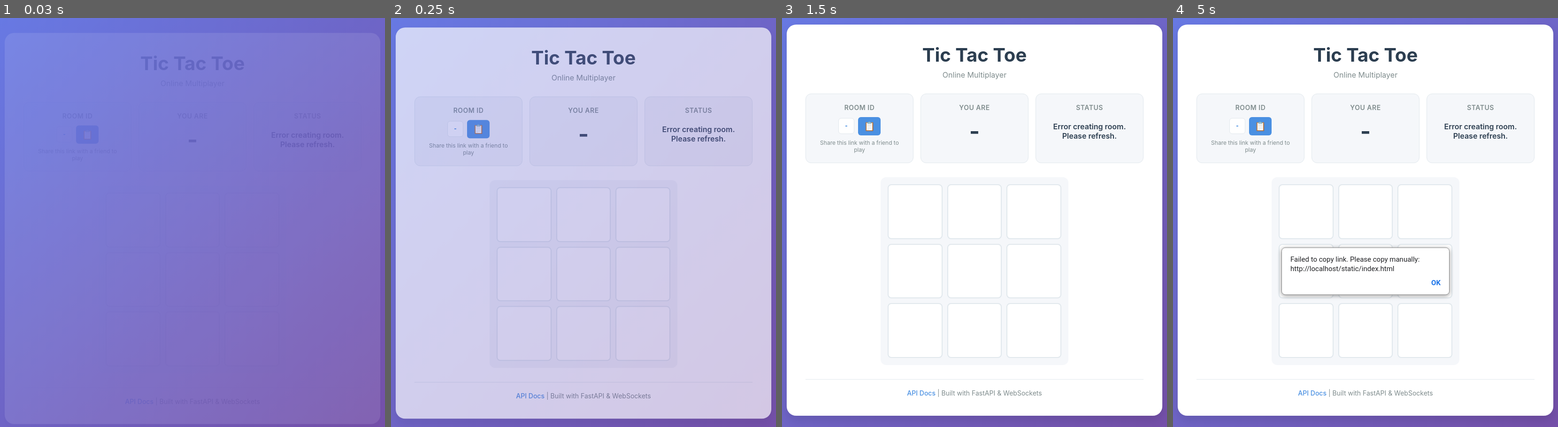
Above: before the commit, frames 1-4 (left to right).
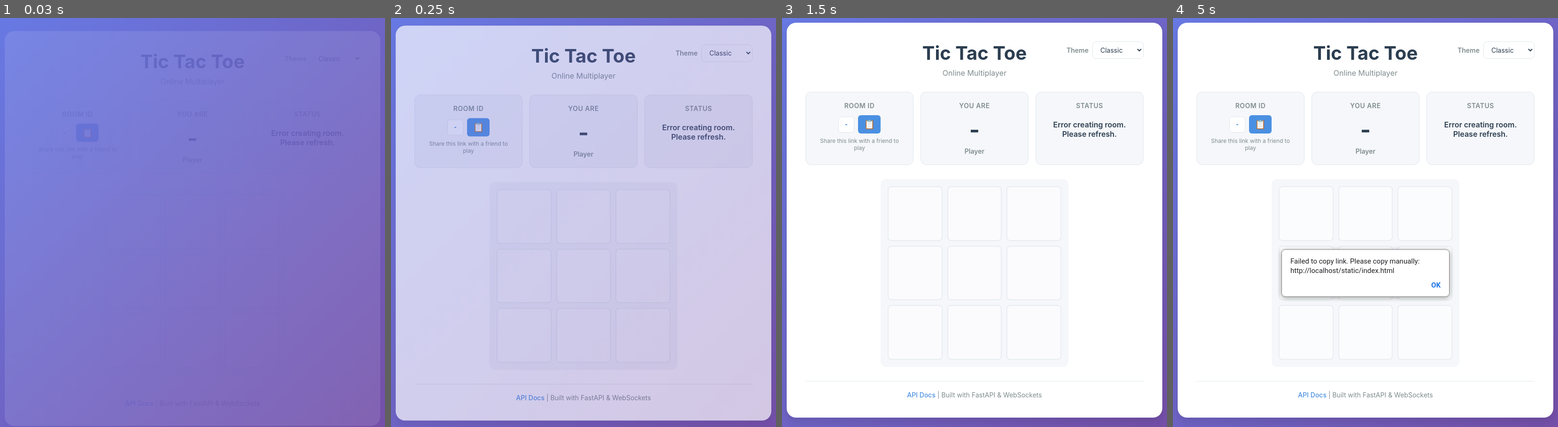
Above: after the commit, the same moments.

Repository: jlav/tictactoe
Game: browser game, page static/index.html
Two runs of this game, one before a commit and one after it. Both use one fixed random seed, a clock stepped at 60 frames per second and the inputs below. When the page shows a pop-up message, it is drawn as a white box for half a second while everything else waits; a line starting with > is the answer the replay typed.
Inputs (mouse positions are in pixels of both pictures, inside the frame that each line leads up to; where the layout moved, square brackets give the same spot in the first picture):
- Up to frame 1 (0.03 s): no input
- Up to frame 2 (0.25 s): no input
- Up to frame 3 (1.5 s): click (1032, 332) [1032, 328] at 1.27 s
- Up to frame 4 (5 s): click (1365, 332) [1365, 328] at 1.87 s; click (1307, 214) [1307, 210] at 2.47 s; click (1307, 332) [1307, 328] at 3.07 s; click (1423, 214) [1423, 210] at 3.67 s; click (1365, 214) [1365, 210] at 4.27 s; click "📋" at 4.87 s

The runs differ from the first frame. In frame 2, 2.5% of the frame differs, in the area x 1-99%, y 1-99%; in frame 3, 3.1%; in frame 4, 4.1%, in the area x 1-99%, y 1-98%.

Commit message:
Add theme support with farmyard theme
Add a theme dropdown in the top-right corner letting players switch
between themes. Themes control colors, board symbols, player names,
and icons.

Introduce the Farmyard theme: warm barnyard color scheme with a rooster
and sheep replacing X and O, plus themed player names.

- Add THEMES config and theme switching logic in script.js
- Persist the selected theme in localStorage
- Drive board symbols and player info from the active theme
- Make the page background gradient themeable via --bg-gradient
- Add tests covering the dropdown, theme assets, and theme logic

Fixes #3

Co-authored-by: openhands <openhands@all-hands.dev>

Diff:
--- a/static/index.html
+++ b/static/index.html
@@ -11,6 +11,13 @@
         <header>
             <h1>Tic Tac Toe</h1>
             <p class="subtitle">Online Multiplayer</p>
+            <div class="theme-selector">
+                <label for="theme-select">Theme</label>
+                <select id="theme-select" aria-label="Select theme">
+                    <option value="classic">Classic</option>
+                    <option value="farmyard">Farmyard</option>
+                </select>
+            </div>
         </header>
 
         <main>
@@ -30,6 +37,7 @@
                 <div class="info-card player-info">
                     <h3>You are</h3>
                     <div id="player-symbol" class="player-symbol">-</div>
+                    <div id="player-name" class="player-name">Player</div>
                 </div>
 
                 <div class="info-card status-info">
--- a/static/script.js
+++ b/static/script.js
@@ -14,12 +14,35 @@
 };
 
 // ============================================================================
+// Themes
+// ============================================================================
+
+const THEMES = {
+    classic: {
+        label: 'Classic',
+        playerX: { symbol: 'X', name: 'Player X' },
+        playerO: { symbol: 'O', name: 'Player O' },
+    },
+    farmyard: {
+        label: 'Farmyard',
+        playerX: { symbol: '🐓', name: 'Rooster' },
+        playerO: { symbol: '🐑', name: 'Sheep' },
+    },
+};
+
+const THEME_STORAGE_KEY = 'tictactoe-theme';
+
+let currentTheme = 'classic';
+
+// ============================================================================
 // DOM Elements
 // ============================================================================
 
 const roomIdElement = document.getElementById('room-id');
 const copyBtn = document.getElementById('copy-btn');
 const playerSymbolElement = document.getElementById('player-symbol');
+const playerNameElement = document.getElementById('player-name');
+const themeSelectElement = document.getElementById('theme-select');
 const gameStatusElement = document.getElementById('game-status');
 const gameBoardElement = document.getElementById('game-board');
 const cells = document.querySelectorAll('.cell');
@@ -32,7 +55,42 @@
 // Initialization
 // ============================================================================
 
+function loadTheme() {
+    const savedTheme = localStorage.getItem(THEME_STORAGE_KEY);
+    if (savedTheme && THEMES[savedTheme]) {
+        currentTheme = savedTheme;
+    }
+    themeSelectElement.value = currentTheme;
+    applyTheme(currentTheme);
+}
+
+function applyTheme(theme) {
+    if (!THEMES[theme]) {
+        return;
+    }
+    currentTheme = theme;
+    document.body.classList.toggle('theme-farmyard', theme === 'farmyard');
+    localStorage.setItem(THEME_STORAGE_KEY, theme);
+    renderPlayerInfo();
+    updateBoard();
+}
+
+function handleThemeChange(event) {
+    applyTheme(event.target.value);
+}
+
+function getPlayerSymbol(player) {
+    return THEMES[currentTheme][`player${player}`].symbol;
+}
+
+function getPlayerName(player) {
+    return THEMES[currentTheme][`player${player}`].name;
+}
+
 async function init() {
+    // Load saved theme before rendering
+    loadTheme();
+
     // Check if room ID is in URL
     const urlParams = new URLSearchParams(window.location.search);
     roomId = urlParams.get('room');
@@ -77,7 +135,7 @@
 
         // Update UI
         updateRoomInfo();
-        updatePlayerInfo();
+        renderPlayerInfo();
 
         // Connect to WebSocket
         connectWebSocket();
@@ -115,7 +173,7 @@
 
         // Update UI
         updateRoomInfo();
-        updatePlayerInfo();
+        renderPlayerInfo();
 
         // Connect to WebSocket
         connectWebSocket();
@@ -206,7 +264,7 @@
         if (value) {
             // Cell is occupied
             cell.classList.add(value, 'occupied');
-            cell.textContent = value;
+            cell.textContent = getPlayerSymbol(value);
         } else if (gameState.status !== 'active' || gameState.current_turn !== playerId) {
             // Disable cell if game not active or not player's turn
             cell.classList.add('disabled');
@@ -360,10 +418,12 @@
     }
 }
 
-function updatePlayerInfo() {
+function renderPlayerInfo() {
     if (playerId) {
-        playerSymbolElement.textContent = playerId;
+        playerSymbolElement.textContent = getPlayerSymbol(playerId);
+        playerSymbolElement.classList.remove('X', 'O');
         playerSymbolElement.classList.add(playerId);
+        playerNameElement.textContent = getPlayerName(playerId);
     }
 }
 
@@ -393,6 +453,9 @@
     // New game button
     newGameBtn.addEventListener('click', handleNewGame);
 
+    // Theme selector
+    themeSelectElement.addEventListener('change', handleThemeChange);
+
     // Handle page unload
     window.addEventListener('beforeunload', () => {
         if (websocket) {
--- a/static/style.css
+++ b/static/style.css
@@ -26,11 +26,30 @@
     --danger: #E74C3C;
     --player-x: #4A90E2;
     --player-o: #E74C3C;
+    --bg-gradient: linear-gradient(135deg, #667eea 0%, #764ba2 100%);
+}
+
+/* Farmyard theme: warm earth tones and barnyard colors */
+body.theme-farmyard {
+    --primary-color: #D97706;
+    --primary-dark: #B45309;
+    --secondary-color: #84CC16;
+    --background: #FDF3E3;
+    --surface: #FFFDF7;
+    --text-primary: #4B3621;
+    --text-secondary: #8B7355;
+    --border-color: #E7D8B5;
+    --success: #65A30D;
+    --warning: #D97706;
+    --danger: #B91C1C;
+    --player-x: #D97706;
+    --player-o: #65A30D;
+    --bg-gradient: linear-gradient(135deg, #7C2D12 0%, #D97706 50%, #65A30D 100%);
 }
 
 body {
     font-family: -apple-system, BlinkMacSystemFont, 'Segoe UI', Roboto, Oxygen, Ubuntu, Cantarell, sans-serif;
-    background: linear-gradient(135deg, #667eea 0%, #764ba2 100%);
+    background: var(--bg-gradient);
     min-height: 100vh;
     display: flex;
     justify-content: center;
@@ -65,6 +84,7 @@
 }
 
 header {
+    position: relative;
     text-align: center;
     margin-bottom: 30px;
 }
@@ -80,6 +100,40 @@
     font-size: 1rem;
     color: var(--text-secondary);
     font-weight: 400;
+}
+
+.theme-selector {
+    position: absolute;
+    top: 0;
+    right: 0;
+    display: flex;
+    align-items: center;
+    gap: 8px;
+}
+
+.theme-selector label {
+    font-size: 0.875rem;
+    font-weight: 600;
+    color: var(--text-secondary);
+}
+
+#theme-select {
+    font-family: inherit;
+    font-size: 0.875rem;
+    color: var(--text-primary);
+    background: var(--surface);
+    border: 1px solid var(--border-color);
+    border-radius: 8px;
+    padding: 8px 12px;
+    cursor: pointer;
+    transition: border-color 0.2s ease, box-shadow 0.2s ease;
+}
+
+#theme-select:hover,
+#theme-select:focus {
+    border-color: var(--primary-color);
+    box-shadow: var(--shadow-sm);
+    outline: none;
 }
 
 /* ============================================================================
@@ -179,6 +233,13 @@
 
 .player-symbol.O {
     color: var(--player-o);
+}
+
+.player-name {
+    font-size: 0.875rem;
+    font-weight: 600;
+    color: var(--text-secondary);
+    margin-top: 8px;
 }
 
 .game-status {
@@ -430,6 +491,12 @@
         font-size: 2rem;
     }
 
+    .theme-selector {
+        position: static;
+        justify-content: center;
+        margin-top: 16px;
+    }
+
     .game-info {
         grid-template-columns: 1fr;
     }
